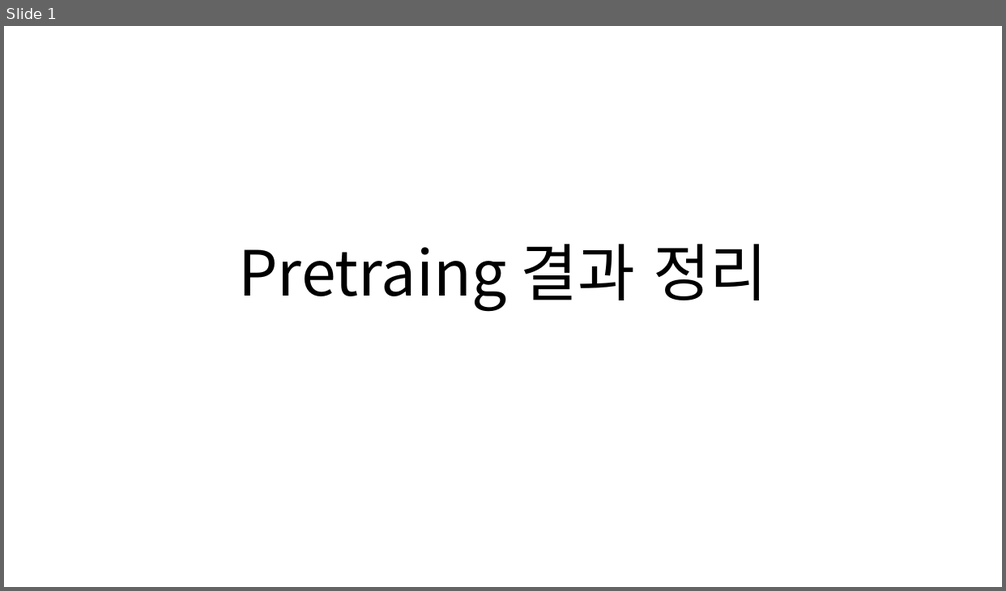
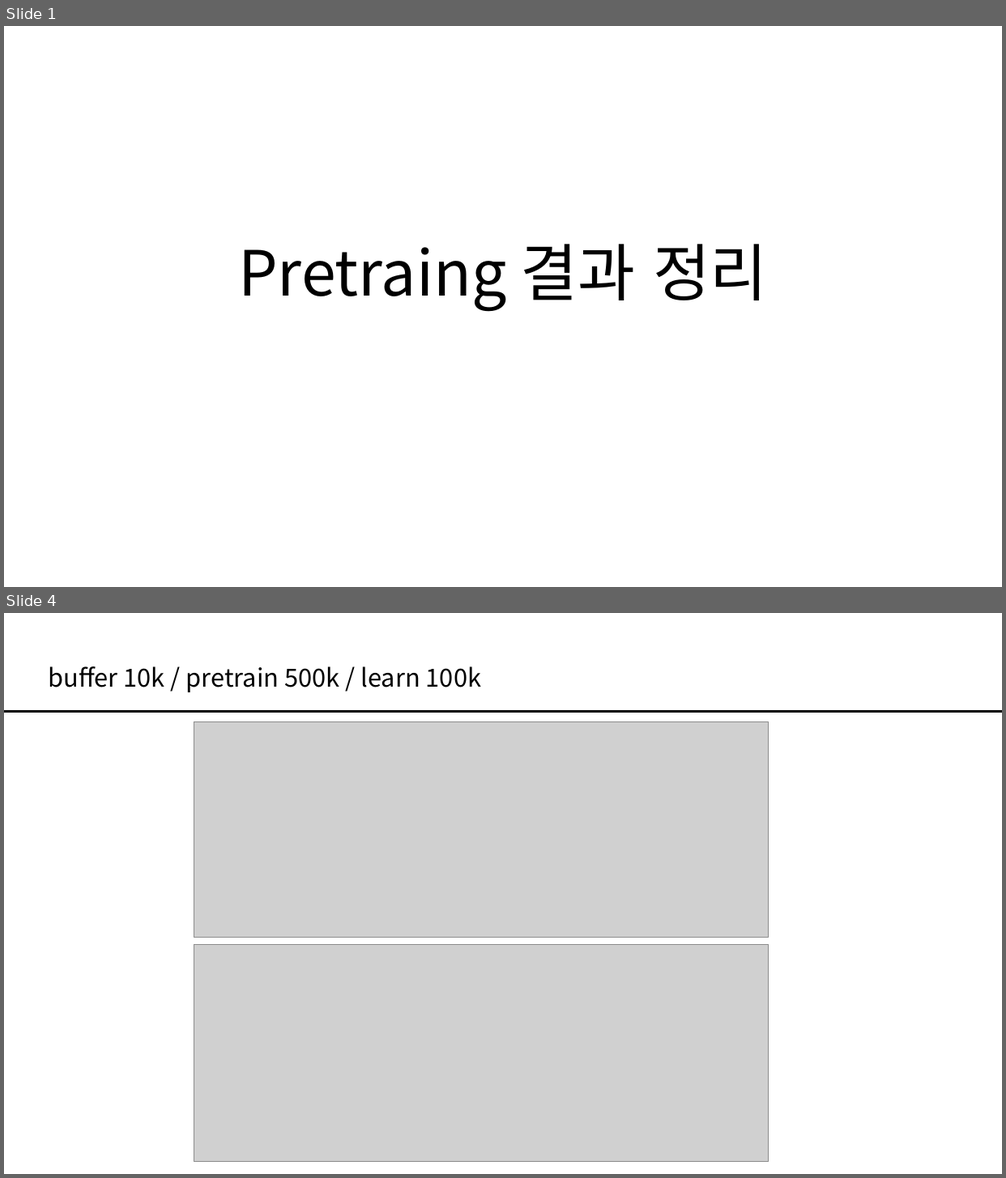
Before and after one commit to HAN2496/CarMakerResults, a slide deck: 1217Report_Pretrain정리/1217Report.pptx. Shown one above the other, each under a label of ours: slide 1 before the commit, slides 1 and 4 after it; the slides between them are not shown. The pictures are 1006x591 and 1006x1178 pixels, drawn with LibreOffice and Linux fonts; fonts in the diff are those of the drawing; grey boxes stand for pictures. Boxes give left, top, right and bottom in pixels: in the first picture for what was removed or moved away, otherwise in the second. Text is boxed around its words. In the diff, an @@ line names an element or a change of style, - is before the commit and + after.

```diff
--- a/1217Report_Pretrain정리/1217Report.pptx
+++ b/1217Report_Pretrain정리/1217Report.pptx
@@ slide 4 added at (x1=4, y1=613, x2=1002, y2=1174), background #FFFFFF @@
@@ title added at (x1=49, y1=666, x2=481, y2=692), 24 pt, text #000000 @@
+buffer 10k / pretrain 500k / learn 100k
@@ line added from (4, 712) to (1002, 712), #000000 2.25 pt @@
@@ picture added at (x1=194, y1=722, x2=769, y2=937) @@
@@ picture added at (x1=194, y1=944, x2=769, y2=1161) @@
```
Also in this commit, not shown: 1 slide changed, 8 other slides added.
